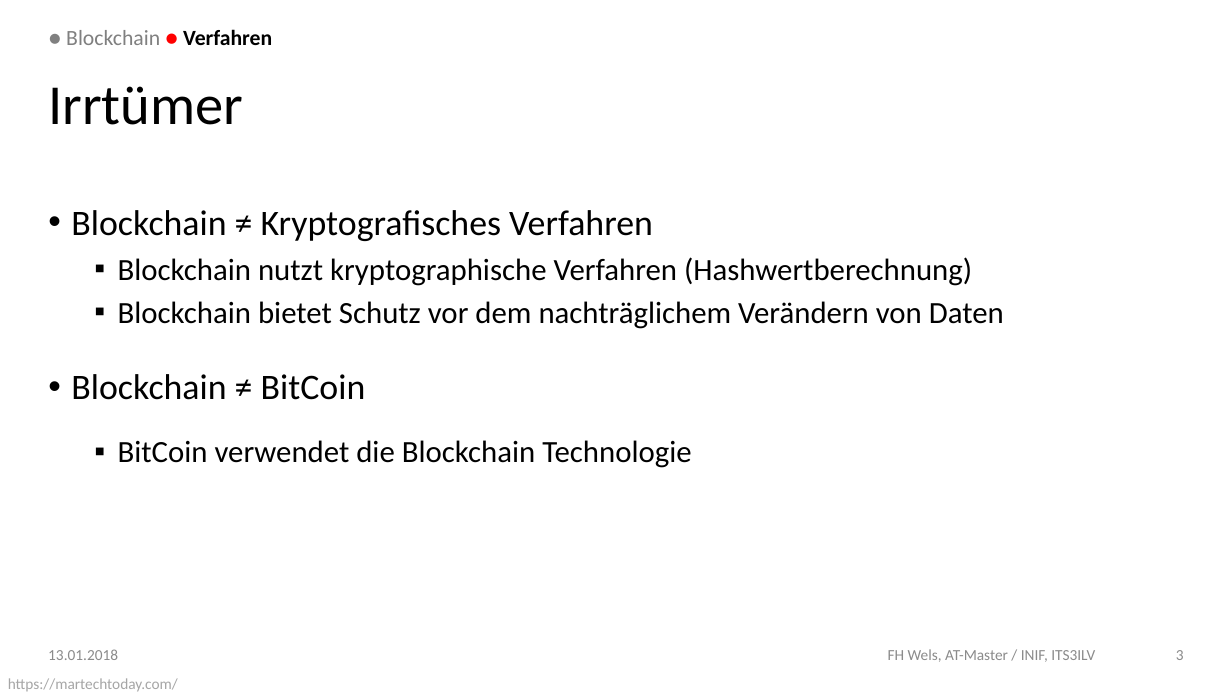
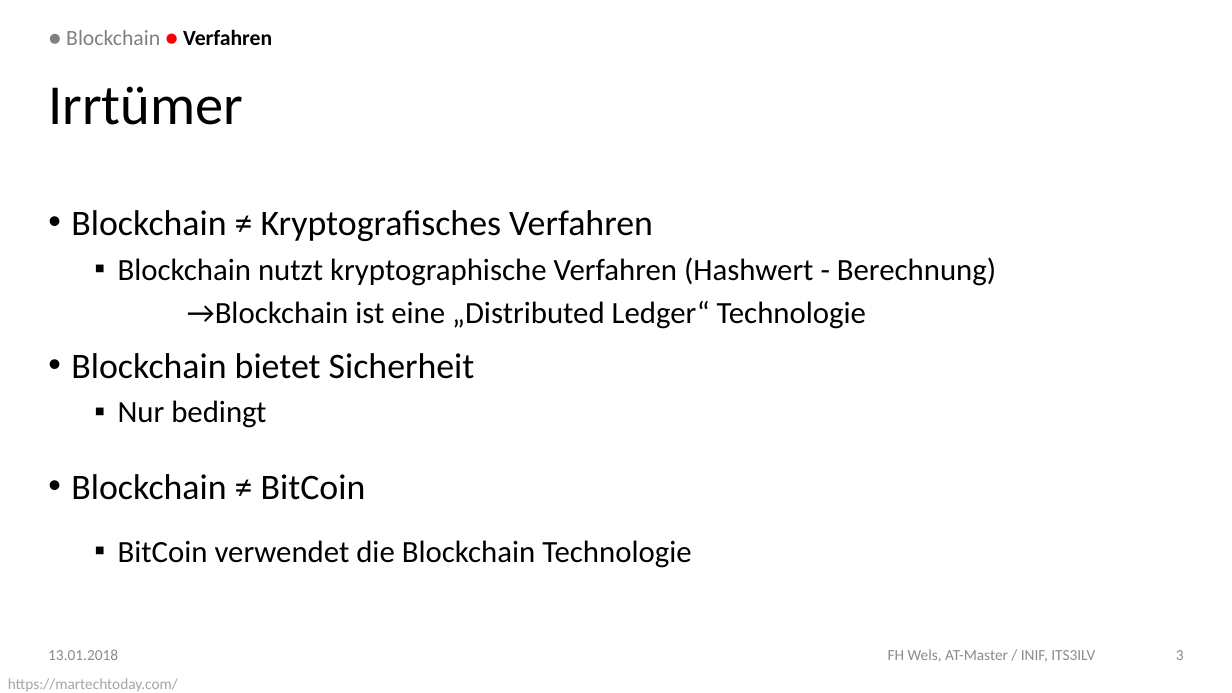
Before and after one commit to DoSchoe/ITS, a slide deck: slide 3 of Präsentation/Blockchain – Technologie.pptx. Drawn at 1232x693 pixels with LibreOffice and Linux fonts; fonts in the diff are those of the drawing; background and template pictures are left out. Boxes give left, top, right and bottom in pixels: in the first picture for what was removed or moved away, otherwise in the second. Text is boxed around its words. In the diff, an @@ line names an element or a change of style, - is before the commit and + after.

Commit message:
Update Präsentation

```diff
--- a/Präsentation/Blockchain – Technologie.pptx
+++ b/Präsentation/Blockchain – Technologie.pptx
@@ text at [71,257,996,428]: text changed @@
-  ▪ Blockchain nutzt kryptographische Verfahren (Hashwertberechnung)
-  ▪ Blockchain bietet Schutz vor dem nachträglichem Verändern von Daten
+  ▪ Blockchain nutzt kryptographische Verfahren (Hashwert - Berechnung)
+  →Blockchain ist eine „Distributed Ledger“ Technologie
+• Blockchain bietet Sicherheit
+  ▪ Nur bedingt
```
Also in this commit, not shown: 5 other slides changed, 4 slides added, 2 other files.
